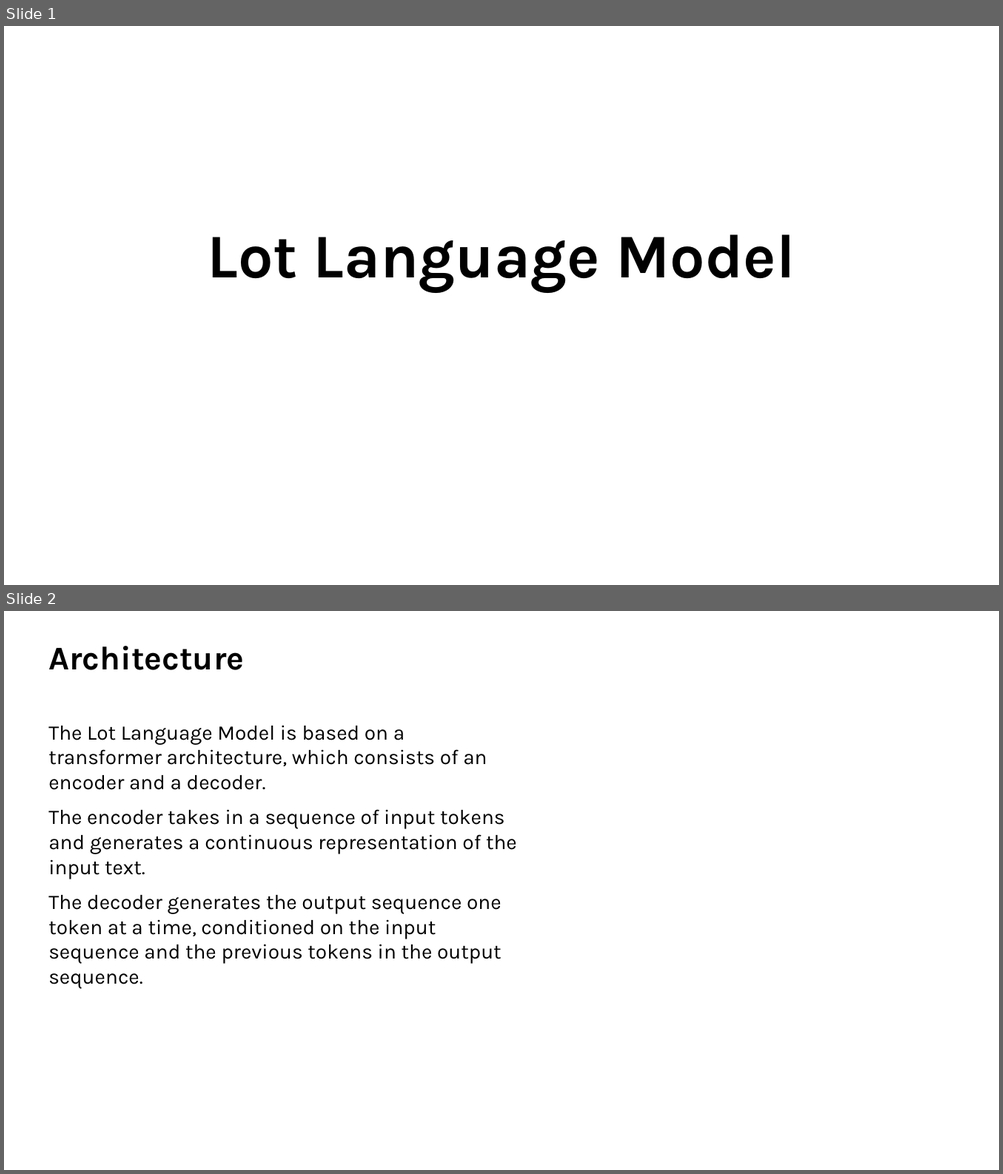
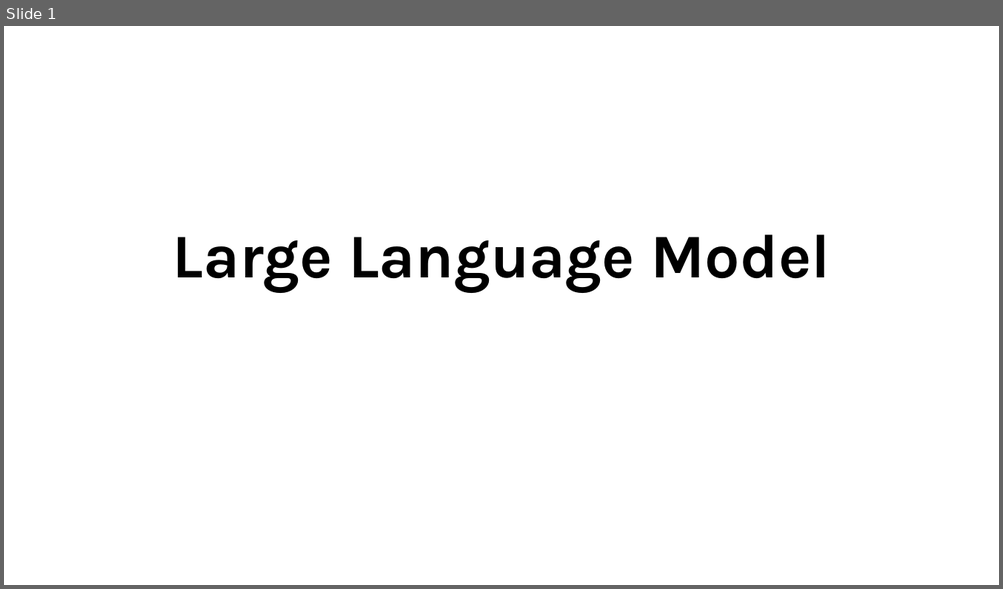
Before and after one commit to Hariprasath-2218/AURA, a slide deck: output.pptx. Shown one above the other, each under a label of ours: slides 1 and 2 before the commit, slide 1 after it. The pictures are 1003x1174 and 1003x589 pixels, drawn with LibreOffice and Linux fonts; fonts in the diff are those of the drawing; background and template pictures are left out. Boxes give left, top, right and bottom in pixels: in the first picture for what was removed or moved away, otherwise in the second. Text is boxed around its words. In the diff, an @@ line names an element or a change of style, - is before the commit and + after.

```diff
--- a/output.pptx
+++ b/output.pptx
@@ slide 2 removed at (4, 611, 999, 1170), background picture (left out) @@
@@ text removed at (48, 646, 244, 670) @@
-Architecture
@@ text removed at (48, 725, 517, 989) @@
-The Lot Language Model is based on a transformer architecture, which consists of an encoder and a decoder.
-The encoder takes in a sequence of input tokens and generates a continuous representation of the input text.
-The decoder generates the output sequence one token at a time, conditioned on the input sequence and the previous tokens in the output sequence.
@@ slide 1 changed as well @@
@@ text at (173, 235, 831, 292): text changed @@
-Lot Language Model
+Large Language Model
```
Also in this commit, not shown: 4 other slides changed, 3 slides added, 2 other slides removed, 3 other files.
